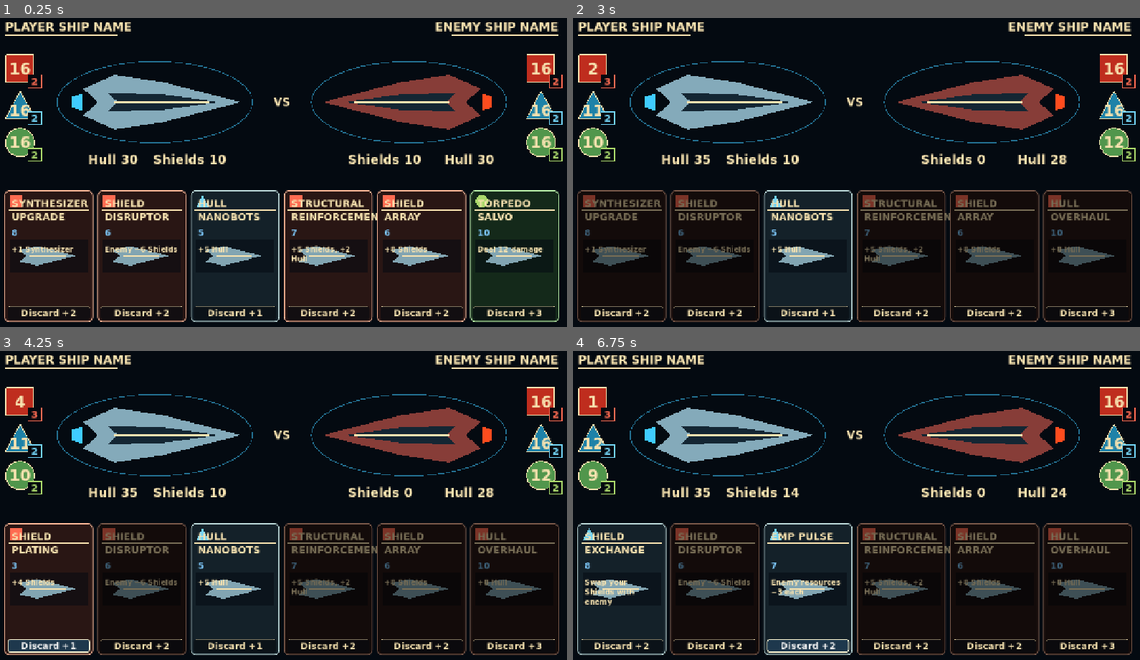
Above: before the commit, frames 1-4 (two rows, left to right).
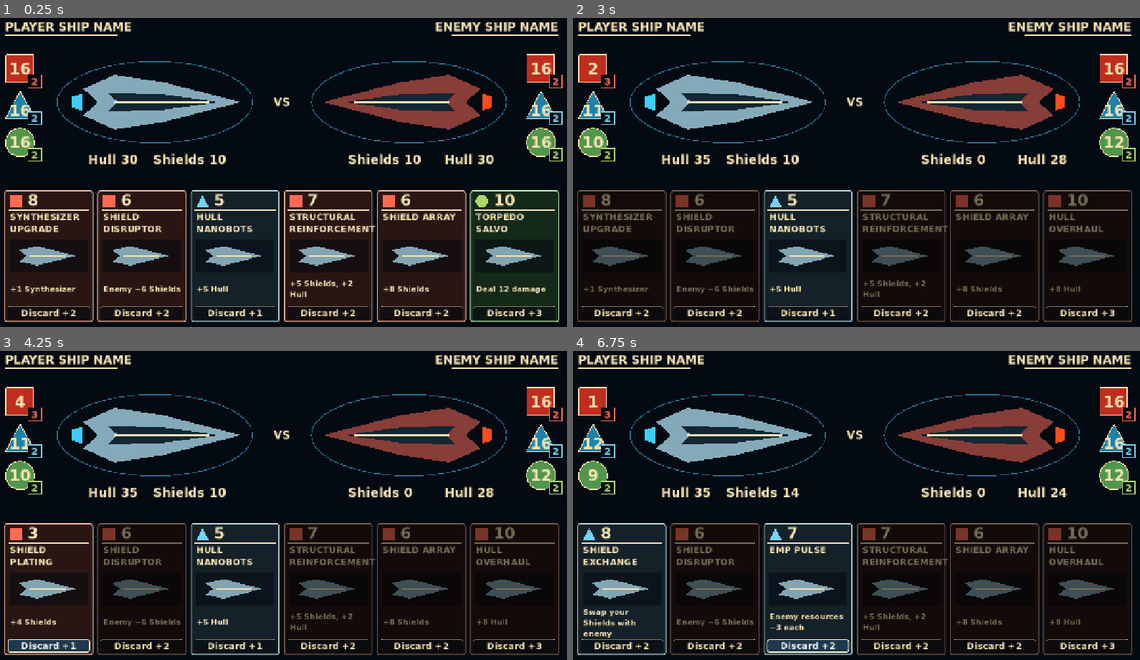
Above: after the commit, the same moments.

Repository: RPGMaster2000/arcospace
Game: Godot game, scene res://scenes/board.tscn
Two runs of this game, one before a commit and one after it. Both use one fixed random seed, a clock stepped at 60 frames per second and the inputs below.
Inputs:
- Up to frame 1 (0.25 s): no input
- Up to frame 2 (3 s): click "8" at 0.5 s; click "6" at 1.25 s; click "5" at 2 s; click "10" at 2.75 s
- Up to frame 3 (4.25 s): click "Discard +2" at 3.5 s
- Up to frame 4 (6.75 s): click "3" at 4.25 s; click "4" at 5 s; click "Discard +1" at 5.75 s; click "Discard +3" at 6.5 s

The runs differ from the first frame. In frame 1, 4.9% of the frame differs, in the area x 0-99%, y 55-99%; in frame 2, 4.1%; in frame 3, 4.0%; in frame 4, 4.7%.

Commit message:
Remove stale card layout overrides while preserving board edits

Diff:
--- a/scenes/board.tscn
+++ b/scenes/board.tscn
@@ -19,42 +19,6 @@
 Button/colors/font_color = Color(0.97, 0.89, 0.69, 1)
 Label/colors/font_color = Color(0.97, 0.89, 0.69, 1)
 
-[sub_resource type="StyleBoxFlat" id="StyleNormal"]
-bg_color = Color(0.055, 0.1, 0.18, 1)
-border_width_left = 2
-border_width_top = 2
-border_width_right = 2
-border_width_bottom = 2
-border_color = Color(0.25, 0.55, 0.9, 1)
-corner_radius_top_left = 10
-corner_radius_top_right = 10
-corner_radius_bottom_right = 10
-corner_radius_bottom_left = 10
-
-[sub_resource type="StyleBoxFlat" id="StyleHover"]
-bg_color = Color(0.1, 0.2, 0.34, 1)
-border_width_left = 2
-border_width_top = 2
-border_width_right = 2
-border_width_bottom = 2
-border_color = Color(0.5, 0.8, 1, 1)
-corner_radius_top_left = 10
-corner_radius_top_right = 10
-corner_radius_bottom_right = 10
-corner_radius_bottom_left = 10
-
-[sub_resource type="StyleBoxFlat" id="StyleDisabled"]
-bg_color = Color(0.08, 0.08, 0.09, 1)
-border_width_left = 2
-border_width_top = 2
-border_width_right = 2
-border_width_bottom = 2
-border_color = Color(0.25, 0.25, 0.28, 1)
-corner_radius_top_left = 10
-corner_radius_top_right = 10
-corner_radius_bottom_right = 10
-corner_radius_bottom_left = 10
-
 [node name="Board (Control)" type="Control" unique_id=546223253]
 layout_mode = 3
 anchors_preset = 15
@@ -554,256 +518,52 @@
 antialiased = true
 
 [node name="ShieldPlatingCard" parent="." unique_id=2042586335 instance=ExtResource("2_card")]
-custom_minimum_size = Vector2(195, 210)
 layout_mode = 0
 offset_left = 21.0
 offset_top = 396.0
 offset_right = 219.0
 offset_bottom = 690.0
-tooltip_text = "Play Laser Burst"
-theme = null
-theme_override_styles/normal = SubResource("StyleNormal")
-theme_override_styles/pressed = SubResource("StyleHover")
-theme_override_styles/hover = SubResource("StyleHover")
-theme_override_styles/disabled = SubResource("StyleDisabled")
 card_data = ExtResource("preview_0")
 
-[node name="TitleLabel" parent="ShieldPlatingCard" index="0"]
-offset_left = 16.0
-offset_top = 16.0
-offset_right = 179.0
-offset_bottom = 76.0
-theme_override_font_sizes/font_size = 22
-text = "Laser Burst"
-
-[node name="CostLabel" parent="ShieldPlatingCard" index="1"]
-offset_left = 16.0
-offset_top = 82.0
-offset_right = 179.0
-offset_bottom = 110.0
-theme_override_colors/font_color = Color(0.5, 0.8, 1, 1)
-theme_override_font_sizes/font_size = 20
-text = "6 Energy"
-
-[node name="DescriptionLabel" parent="ShieldPlatingCard" index="2"]
-offset_left = 16.0
-offset_top = 122.0
-offset_right = 179.0
-offset_bottom = 194.0
-theme_override_font_sizes/font_size = 16
-text = "Deal 6 damage.
-Shields absorb first."
-vertical_alignment = 0
-
 [node name="SynthesizerUpgradeCard" parent="." unique_id=1150386306 instance=ExtResource("2_card")]
-custom_minimum_size = Vector2(195, 210)
 layout_mode = 0
 offset_left = 229.0
 offset_top = 396.0
 offset_right = 427.0
 offset_bottom = 690.0
-tooltip_text = "Play Laser Burst"
-theme = null
-theme_override_styles/normal = SubResource("StyleNormal")
-theme_override_styles/pressed = SubResource("StyleHover")
-theme_override_styles/hover = SubResource("StyleHover")
-theme_override_styles/disabled = SubResource("StyleDisabled")
 card_data = ExtResource("preview_1")
 
-[node name="TitleLabel" parent="SynthesizerUpgradeCard" index="0"]
-offset_left = 16.0
-offset_top = 16.0
-offset_right = 179.0
-offset_bottom = 76.0
-theme_override_font_sizes/font_size = 22
-text = "Laser Burst"
-
-[node name="CostLabel" parent="SynthesizerUpgradeCard" index="1"]
-offset_left = 16.0
-offset_top = 82.0
-offset_right = 179.0
-offset_bottom = 110.0
-theme_override_colors/font_color = Color(0.5, 0.8, 1, 1)
-theme_override_font_sizes/font_size = 20
-text = "6 Energy"
-
-[node name="DescriptionLabel" parent="SynthesizerUpgradeCard" index="2"]
-offset_left = 16.0
-offset_top = 122.0
-offset_right = 179.0
-offset_bottom = 194.0
-theme_override_font_sizes/font_size = 16
-text = "Deal 6 damage.
-Shields absorb first."
-vertical_alignment = 0
-
 [node name="LaserBurstCard" parent="." unique_id=1370597201 instance=ExtResource("2_card")]
-custom_minimum_size = Vector2(195, 210)
 layout_mode = 0
 offset_left = 437.0
 offset_top = 396.0
 offset_right = 635.0
 offset_bottom = 690.0
-tooltip_text = "Play Laser Burst"
-theme = null
-theme_override_styles/normal = SubResource("StyleNormal")
-theme_override_styles/pressed = SubResource("StyleHover")
-theme_override_styles/hover = SubResource("StyleHover")
-theme_override_styles/disabled = SubResource("StyleDisabled")
 card_data = ExtResource("preview_2")
 
-[node name="TitleLabel" parent="LaserBurstCard" index="0"]
-offset_left = 16.0
-offset_top = 16.0
-offset_right = 179.0
-offset_bottom = 76.0
-theme_override_font_sizes/font_size = 22
-text = "Laser Burst"
-
-[node name="CostLabel" parent="LaserBurstCard" index="1"]
-offset_left = 16.0
-offset_top = 82.0
-offset_right = 179.0
-offset_bottom = 110.0
-theme_override_colors/font_color = Color(0.5, 0.8, 1, 1)
-theme_override_font_sizes/font_size = 20
-text = "6 Energy"
-
-[node name="DescriptionLabel" parent="LaserBurstCard" index="2"]
-offset_left = 16.0
-offset_top = 122.0
-offset_right = 179.0
-offset_bottom = 194.0
-theme_override_font_sizes/font_size = 16
-text = "Deal 6 damage.
-Shields absorb first."
-vertical_alignment = 0
-
 [node name="EnergyCellCard" parent="." unique_id=372245618 instance=ExtResource("2_card")]
-custom_minimum_size = Vector2(195, 210)
 layout_mode = 0
 offset_left = 645.0
 offset_top = 396.0
 offset_right = 843.0
 offset_bottom = 690.0
-tooltip_text = "Play Laser Burst"
-theme = null
-theme_override_styles/normal = SubResource("StyleNormal")
-theme_override_styles/pressed = SubResource("StyleHover")
-theme_override_styles/hover = SubResource("StyleHover")
-theme_override_styles/disabled = SubResource("StyleDisabled")
 card_data = ExtResource("preview_3")
 
-[node name="TitleLabel" parent="EnergyCellCard" index="0"]
-offset_left = 16.0
-offset_top = 16.0
-offset_right = 179.0
-offset_bottom = 76.0
-theme_override_font_sizes/font_size = 22
-text = "Laser Burst"
-
-[node name="CostLabel" parent="EnergyCellCard" index="1"]
-offset_left = 16.0
-offset_top = 82.0
-offset_right = 179.0
-offset_bottom = 110.0
-theme_override_colors/font_color = Color(0.5, 0.8, 1, 1)
-theme_override_font_sizes/font_size = 20
-text = "6 Energy"
-
-[node name="DescriptionLabel" parent="EnergyCellCard" index="2"]
-offset_left = 16.0
-offset_top = 122.0
-offset_right = 179.0
-offset_bottom = 194.0
-theme_override_font_sizes/font_size = 16
-text = "Deal 6 damage.
-Shields absorb first."
-vertical_alignment = 0
-
 [node name="QuartersUpgradeCard" parent="." unique_id=926793025 instance=ExtResource("2_card")]
-custom_minimum_size = Vector2(195, 210)
 layout_mode = 0
 offset_left = 853.0
 offset_top = 396.0
 offset_right = 1051.0
 offset_bottom = 690.0
-tooltip_text = "Play Laser Burst"
-theme = null
-theme_override_styles/normal = SubResource("StyleNormal")
-theme_override_styles/pressed = SubResource("StyleHover")
-theme_override_styles/hover = SubResource("StyleHover")
-theme_override_styles/disabled = SubResource("StyleDisabled")
 card_data = ExtResource("preview_4")
 
-[node name="TitleLabel" parent="QuartersUpgradeCard" index="0"]
-offset_left = 16.0
-offset_top = 16.0
-offset_right = 179.0
-offset_bottom = 76.0
-theme_override_font_sizes/font_size = 22
-text = "Laser Burst"
-
-[node name="CostLabel" parent="QuartersUpgradeCard" index="1"]
-offset_left = 16.0
-offset_top = 82.0
-offset_right = 179.0
-offset_bottom = 110.0
-theme_override_colors/font_color = Color(0.5, 0.8, 1, 1)
-theme_override_font_sizes/font_size = 20
-text = "6 Energy"
-
-[node name="DescriptionLabel" parent="QuartersUpgradeCard" index="2"]
-offset_left = 16.0
-offset_top = 122.0
-offset_right = 179.0
-offset_bottom = 194.0
-theme_override_font_sizes/font_size = 16
-text = "Deal 6 damage.
-Shields absorb first."
-vertical_alignment = 0
-
 [node name="TorpedoSalvoCard" parent="." unique_id=464282260 instance=ExtResource("2_card")]
-custom_minimum_size = Vector2(195, 210)
 layout_mode = 0
 offset_left = 1061.0
 offset_top = 396.0
 offset_right = 1259.0
 offset_bottom = 690.0
-tooltip_text = "Play Laser Burst"
-theme = null
-theme_override_styles/normal = SubResource("StyleNormal")
-theme_override_styles/pressed = SubResource("StyleHover")
-theme_override_styles/hover = SubResource("StyleHover")
-theme_override_styles/disabled = SubResource("StyleDisabled")
 card_data = ExtResource("preview_5")
-
-[node name="TitleLabel" parent="TorpedoSalvoCard" index="0"]
-offset_left = 16.0
-offset_top = 16.0
-offset_right = 179.0
-offset_bottom = 76.0
-theme_override_font_sizes/font_size = 22
-text = "Laser Burst"
-
-[node name="CostLabel" parent="TorpedoSalvoCard" index="1"]
-offset_left = 16.0
-offset_top = 82.0
-offset_right = 179.0
-offset_bottom = 110.0
-theme_override_colors/font_color = Color(0.5, 0.8, 1, 1)
-theme_override_font_sizes/font_size = 20
-text = "6 Energy"
-
-[node name="DescriptionLabel" parent="TorpedoSalvoCard" index="2"]
-offset_left = 16.0
-offset_top = 122.0
-offset_right = 179.0
-offset_bottom = 194.0
-theme_override_font_sizes/font_size = 16
-text = "Deal 6 damage.
-Shields absorb first."
-vertical_alignment = 0
 
 [node name="CardHand" type="Node" parent="." unique_id=417793868]
 script = ExtResource("3_hand")
